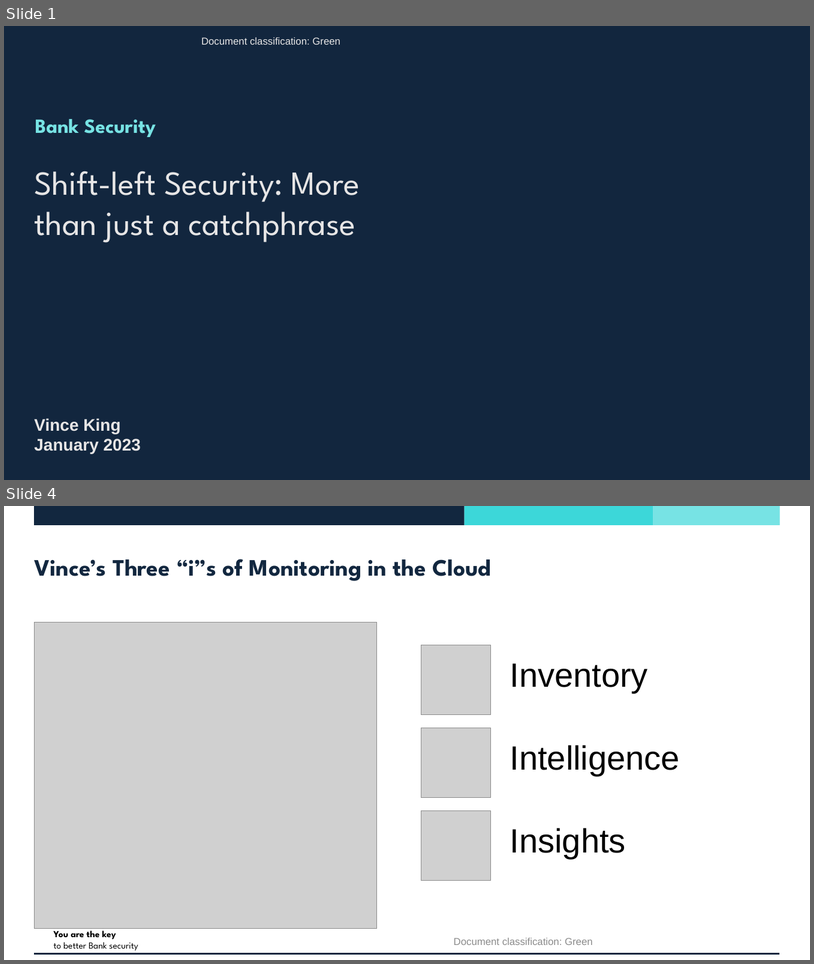
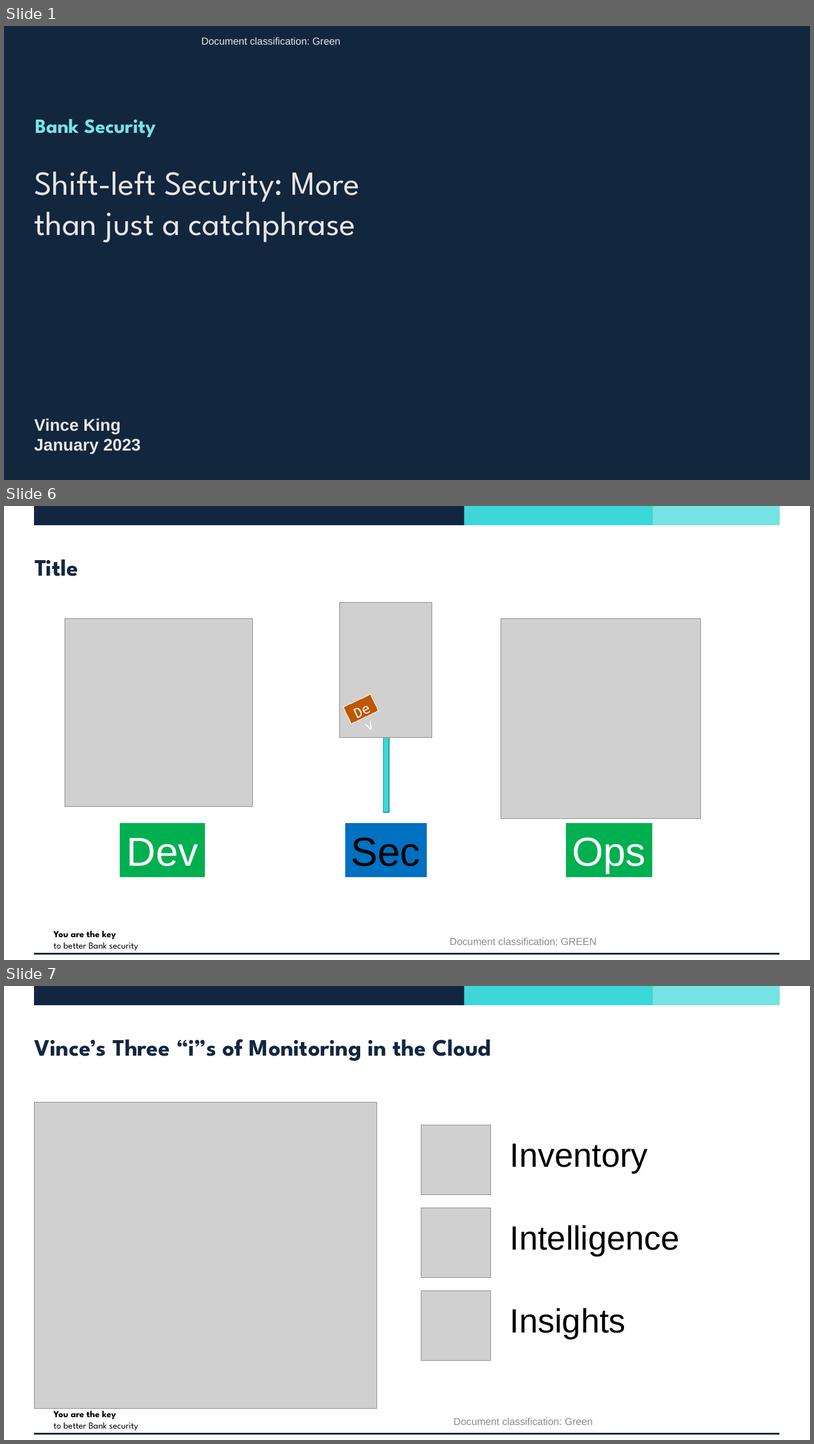
Before and after one commit to vincentjking/Presentations, a slide deck: 202301 - BCS/DevSecOps - The True Cost of Secure Transformation.pptx. Shown one above the other, each under a label of ours: slides 1 and 4 before the commit, slides 1, 6 and 7 after it; the slides between them are not shown. The pictures are 814x964 and 814x1444 pixels, drawn with LibreOffice and Linux fonts; fonts in the diff are those of the drawing; grey boxes stand for pictures; background and template pictures are left out. Boxes give left, top, right and bottom in pixels: in the first picture for what was removed or moved away, otherwise in the second. Text is boxed around its words. In the diff, an @@ line names an element or a change of style, - is before the commit and + after.

```diff
--- a/202301 - BCS/DevSecOps - The True Cost of Secure Transformation.pptx
+++ b/202301 - BCS/DevSecOps - The True Cost of Secure Transformation.pptx
@@ slide 6 added at (4, 506, 810, 960), background #FFFFFF; not listed: 5 template elements that a slide beside it also shows @@
@@ title added at (35, 559, 78, 576), 28 pt, text #12273F, bold @@
+Title
@@ picture added at (340, 602, 432, 737) @@
@@ picture added at (65, 619, 252, 806) @@
@@ picture added at (501, 619, 701, 818) @@
@@ rectangle added at (344, 694, 379, 723), fill #BF5600, outline #FFFFFF 0.75 pt, 16 pt, text #FFFFFF @@
+Dev
@@ rectangle added at (383, 694, 389, 812), fill #3CD7D9, outline #2C9FA1 1 pt @@
@@ rectangle added at (120, 822, 206, 877), fill #00B050, outline #FFFFFF 0.75 pt, 48 pt, text #FFFFFF @@
+Dev
@@ rectangle added at (345, 822, 427, 877), fill #0070C0, outline #FFFFFF 0.75 pt, 48 pt, text #000000 @@
+Sec
@@ rectangle added at (566, 822, 653, 877), fill #00B050, outline #FFFFFF 0.75 pt, 48 pt, text #FFFFFF @@
+Ops
@@ text added at (450, 937, 597, 945), 12 pt, text #8C8C8C @@
+Document classification: GREEN
@@ what was slide 4 is now slide 7 @@
```
Also in this commit, not shown: 2 slides changed, 5 other slides added.
